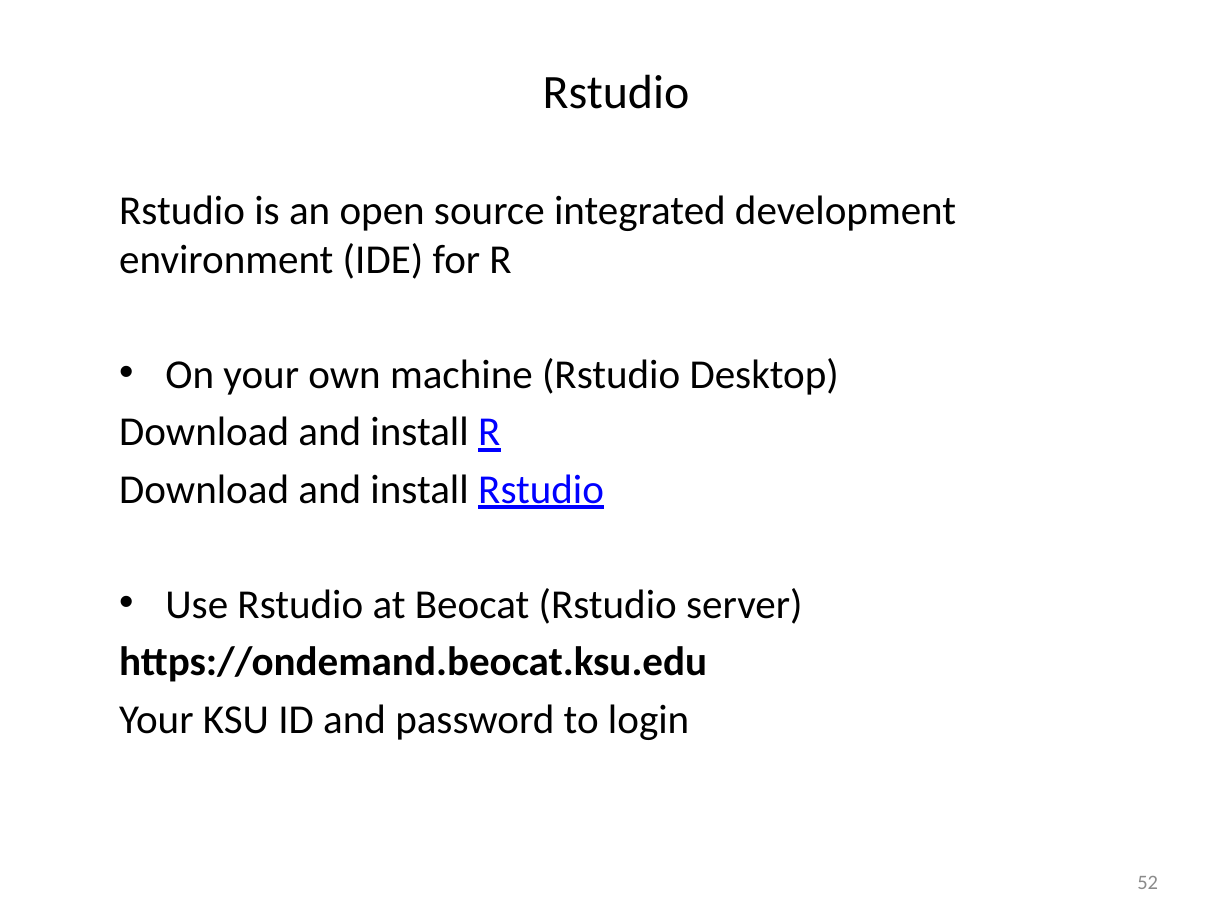
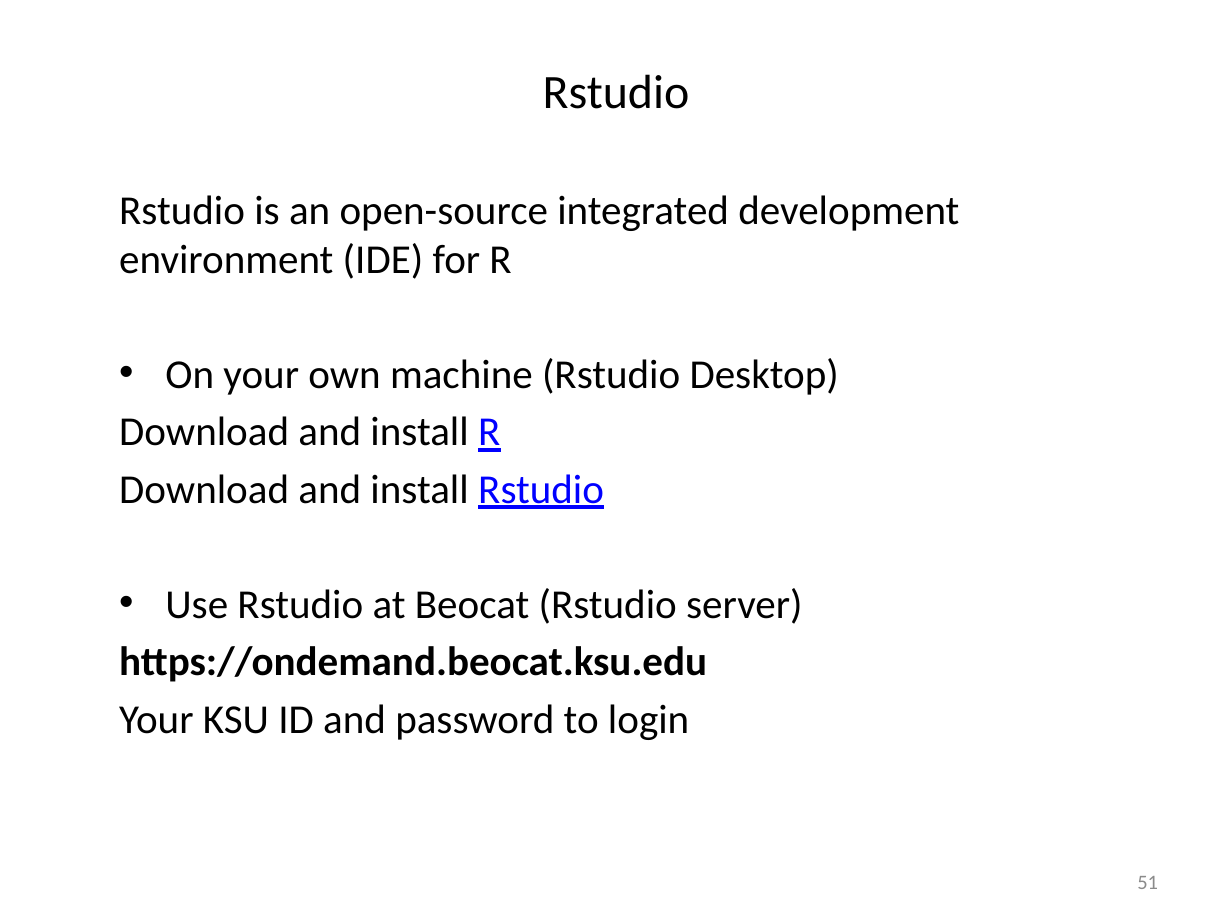
Before and after one commit to liu3zhenlab/teaching, a slide deck: slide 51 of PLPTH813Bioinformatis/2023/lectures/lecture04_R.pptx (slide 52 before the commit). Drawn at 1232x924 pixels with LibreOffice and Linux fonts; fonts in the diff are those of the drawing. Boxes give left, top, right and bottom in pixels: in the first picture for what was removed or moved away, otherwise in the second. Text is boxed around its words. In the diff, an @@ line names an element or a change of style, - is before the commit and + after.

```diff
--- a/PLPTH813Bioinformatis/2023/lectures/lecture04_R.pptx
+++ b/PLPTH813Bioinformatis/2023/lectures/lecture04_R.pptx
@@ text at [119, 195, 959, 279]: text changed @@
-Rstudio is an open source integrated development environment (IDE) for R
+Rstudio is an open-source integrated development environment (IDE) for R
@@ page number at [1137, 876, 1158, 889]: text changed @@
-52
+51
```
Also in this commit, not shown: 3 other slides changed, 1 slide removed, 6 other files.
